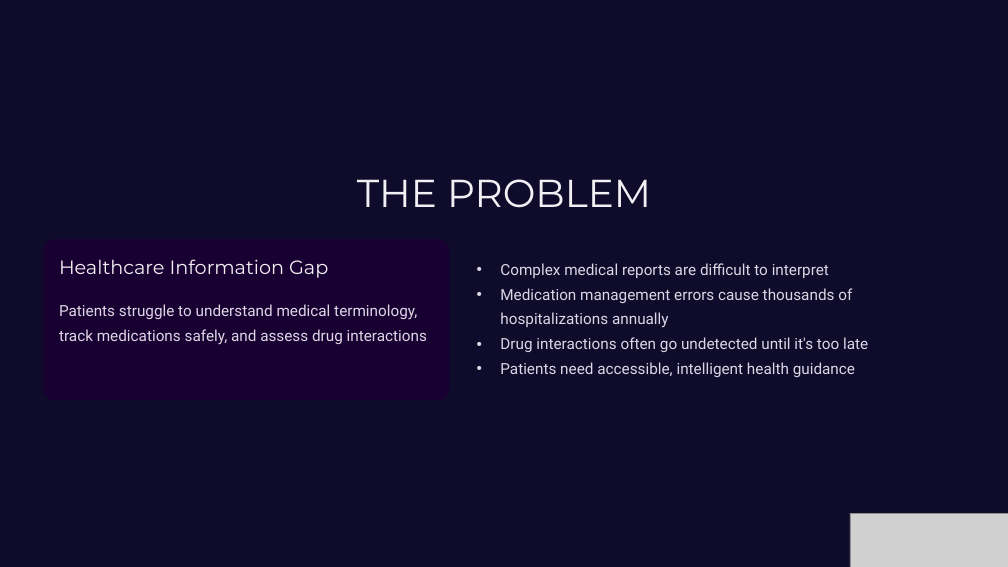
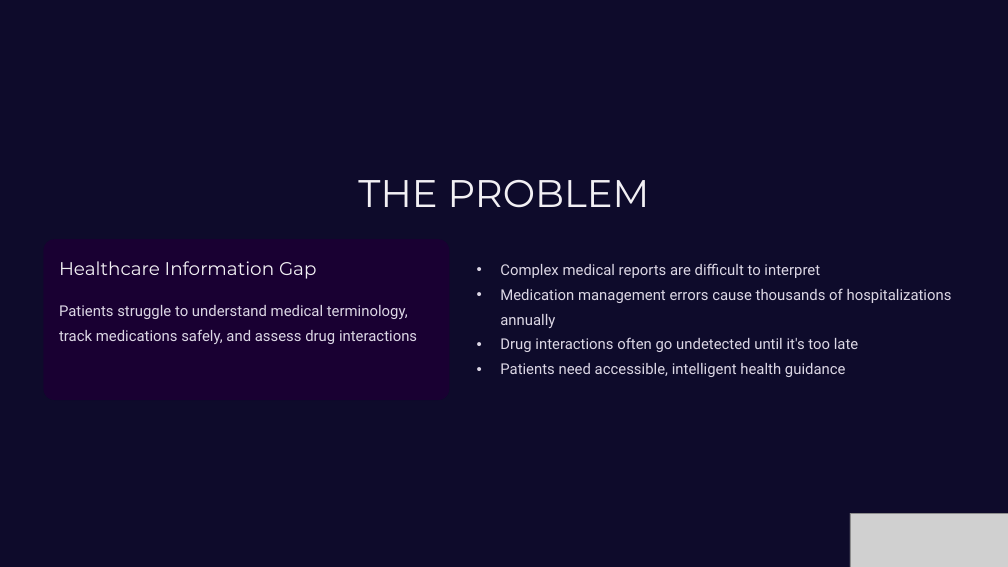
Before and after one commit to rahulkadvasara/cura-ai, a slide deck: slide 2 of docs/Cura-AI.pptx. Drawn at 1008x567 pixels with LibreOffice and Linux fonts; fonts in the diff are those of the drawing; grey boxes stand for pictures; background and template pictures are left out; a plain dark background stands for a picture behind light text. Boxes give left, top, right and bottom in pixels: in the first picture for what was removed or moved away, otherwise in the second. Text is boxed around its words. In the diff, an @@ line names an element or a change of style, - is before the commit and + after.

```diff
--- a/docs/Cura-AI.pptx
+++ b/docs/Cura-AI.pptx
@@ text "THE PROBLEM" at (x1=358, y1=180, x2=650, y2=208): size 44.5 to 44 pt @@
@@ text "Healthcare Information Gap" at (x1=59, y1=261, x2=317, y2=279): size 22 to 21 pt @@
@@ text "Complex medical reports are difficult ..." at (x1=500, y1=263, x2=952, y2=377): size 17.5 to 17 pt; indent changed @@
@@ text "Patients struggle to understand medical ..." at (x1=59, y1=305, x2=417, y2=344): size 17.5 to 17 pt @@
```
Also in this commit, not shown: 6 other slides changed, 3 other files.
